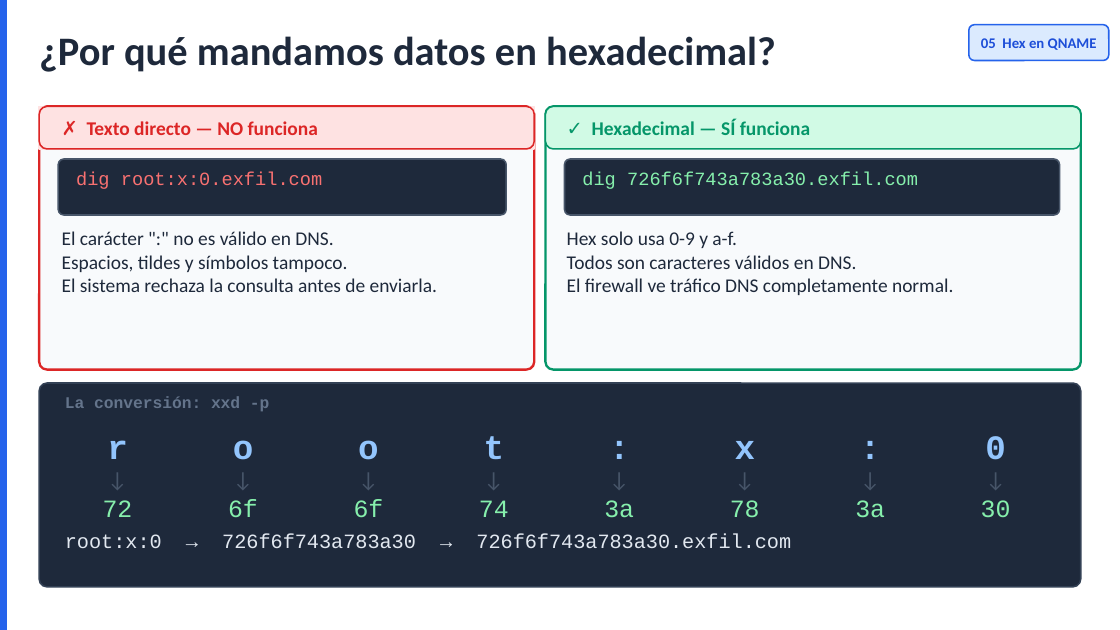
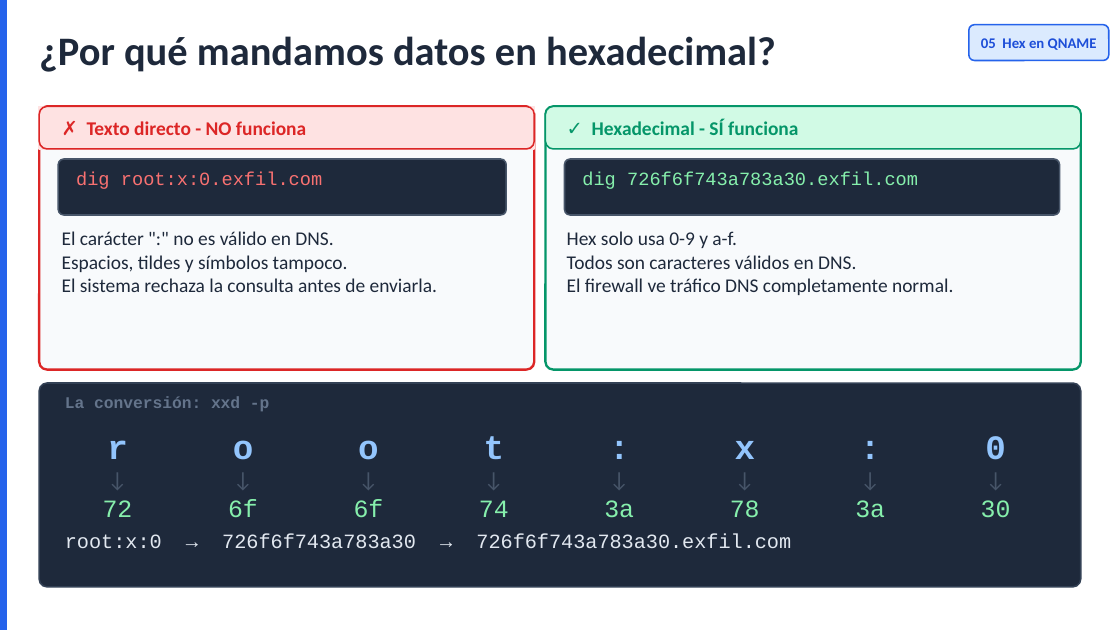
Before and after one commit to Fulish-code/Offensive-DNS_Expo, a slide deck: slide 6 of presentacion/exfiltracion-dns-v2.pptx. Drawn at 1120x630 pixels with LibreOffice and Linux fonts; fonts in the diff are those of the drawing. Boxes give left, top, right and bottom in pixels: in the first picture for what was removed or moved away, otherwise in the second. Text is boxed around its words. In the diff, an @@ line names an element or a change of style, - is before the commit and + after.

```diff
--- a/presentacion/exfiltracion-dns-v2.pptx
+++ b/presentacion/exfiltracion-dns-v2.pptx
@@ text at <box>592,119,798,135</box>: text changed @@
-✓ Hexadecimal — SÍ funciona
+✓ Hexadecimal - SÍ funciona
@@ text at <box>87,121,306,135</box>: text changed @@
-✗ Texto directo — NO funciona
+✗ Texto directo - NO funciona
```
Also in this commit, not shown: 3 other slides changed, 2 other files.
